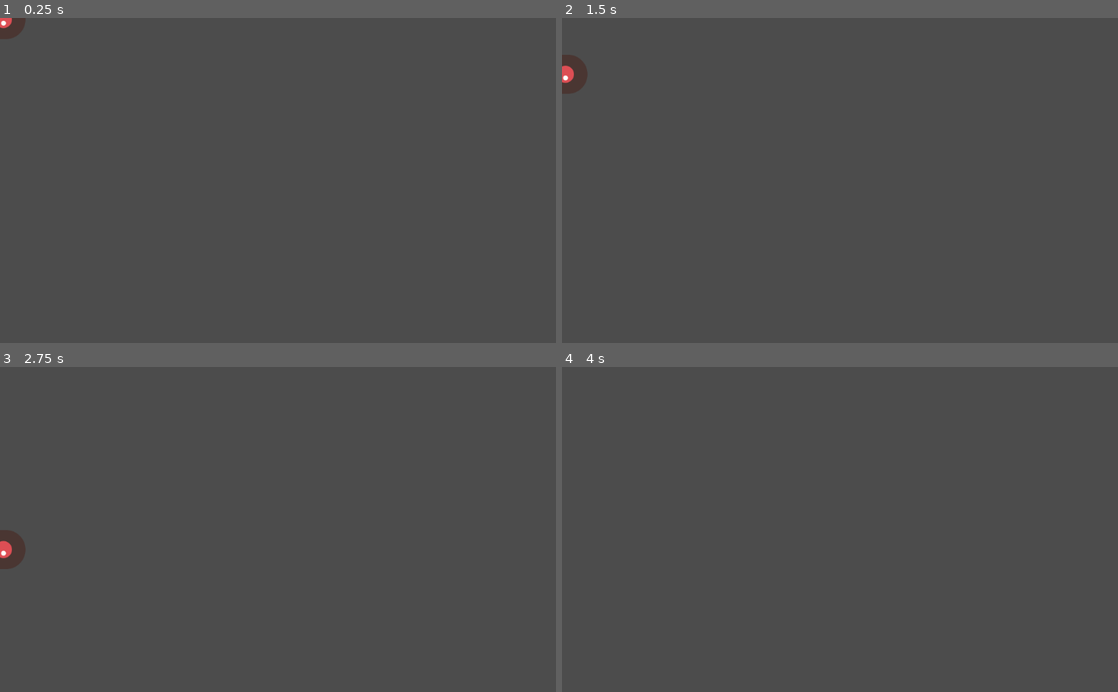
Above: before the commit, frames 1-4 (two rows, left to right).
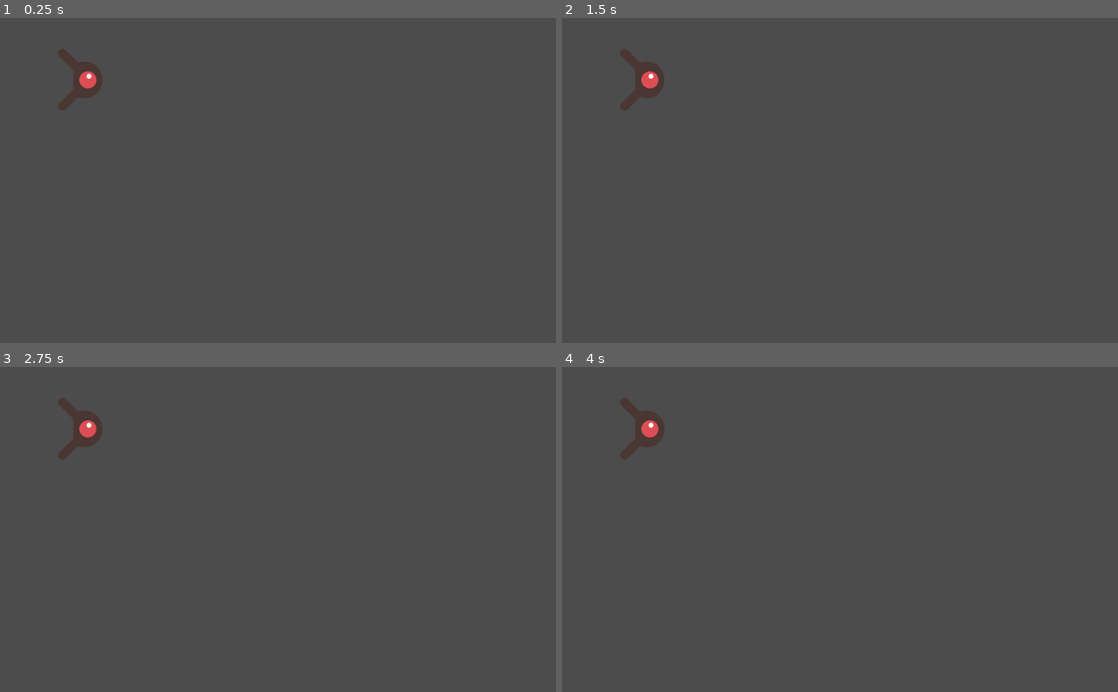
Above: after the commit, the same moments.

Repository: MartinVnOrnesSkole/DodgeTheCreeps
Game: Godot game, scene res://Fiende.tscn
Two runs of this game, one before a commit and one after it. Both use one fixed random seed, a clock stepped at 60 frames per second and the inputs below. The project has no main scene, so this scene is started directly.
Inputs:
- Up to frame 1 (0.25 s): no input
- Up to frame 2 (1.5 s): hold Right (ui_right) 0.53-1.28 s; hold Down (ui_down) from 1.28 s (still down)
- Up to frame 3 (2.75 s): release Down (ui_down) at 2.03 s; hold Right (ui_right) from 2.03 s (still down)
- Up to frame 4 (4 s): release Right (ui_right) at 2.78 s; hold Up (ui_up) 2.78-3.53 s; hold Left (ui_left) from 3.53 s (still down)

The runs differ from the first frame. In frame 1, 0.9% of the frame differs, in the area x 0-19%, y 0-29%; in frame 2, 1.1%, in the area x 0-19%, y 9-29%; in frame 3, 1.1%; in frame 4, 0.6%.

Commit message:
fiende script

Diff:
--- /dev/null
+++ b/Fiende.gd
@@ -0,0 +1,17 @@
+extends RigidBody2D
+
+export var min_speed = 150  # Minimum speed range.
+export var max_speed = 250  # Maximum speed range.
+
+
+func _ready():
+	var mob_types = $AnimatedSprite.frames.get_animation_names()
+	$AnimatedSprite.animation = mob_types[randi() % mob_types.size()]
+
+
+func _on_VisibilityNotifier2D_screen_exited():
+	queue_free()
+
+
+func _on_start_game():
+	queue_free()
--- a/Fiende.tscn
+++ b/Fiende.tscn
@@ -6,6 +6,7 @@
 [ext_resource path="res://assets/art/enemySwimming_2.png" type="Texture" id=4]
 [ext_resource path="res://assets/art/enemyWalking_2.png" type="Texture" id=5]
 [ext_resource path="res://assets/art/enemyFlyingAlt_2.png" type="Texture" id=6]
+[ext_resource path="res://Fiende.gd" type="Script" id=7]
 
 [sub_resource type="SpriteFrames" id=1]
 animations = [ {
@@ -30,6 +31,10 @@
 height = 30.0
 
 [node name="Fiende" type="RigidBody2D"]
+position = Vector2( 148, 114 )
+collision_mask = 0
+gravity_scale = 0.0
+script = ExtResource( 7 )
 __meta__ = {
 "_edit_group_": true
 }
@@ -46,3 +51,5 @@
 shape = SubResource( 2 )
 
 [node name="VisibilityNotifier2D" type="VisibilityNotifier2D" parent="."]
+
+[connection signal="screen_exited" from="VisibilityNotifier2D" to="." method="_on_VisibilityNotifier2D_screen_exited"]
Not shown: 1 places in Fiende.tscn that only renumber resources
